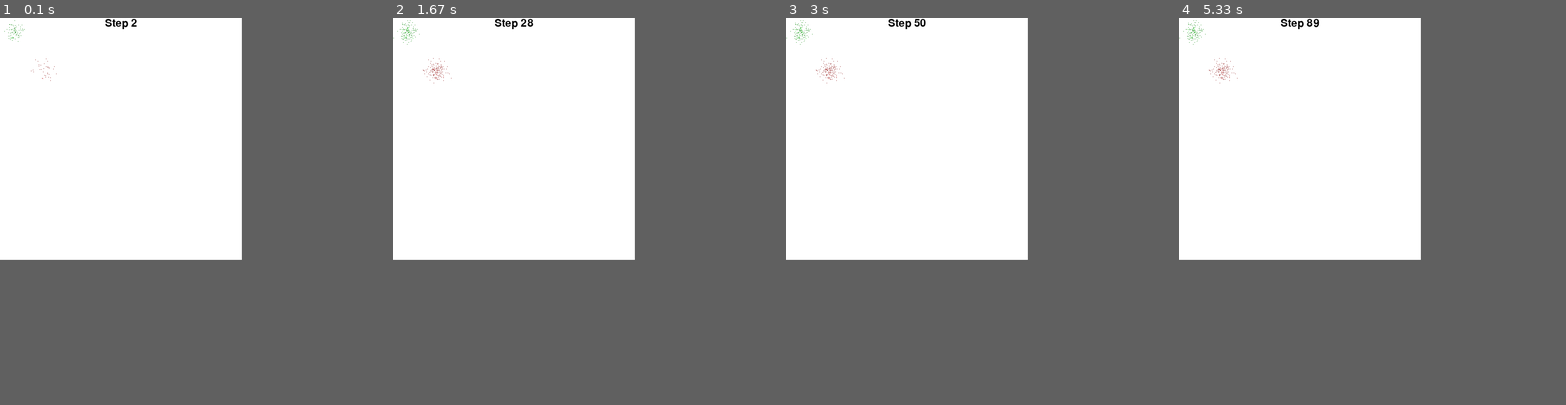
Above: before the commit, frames 1-4 (left to right).
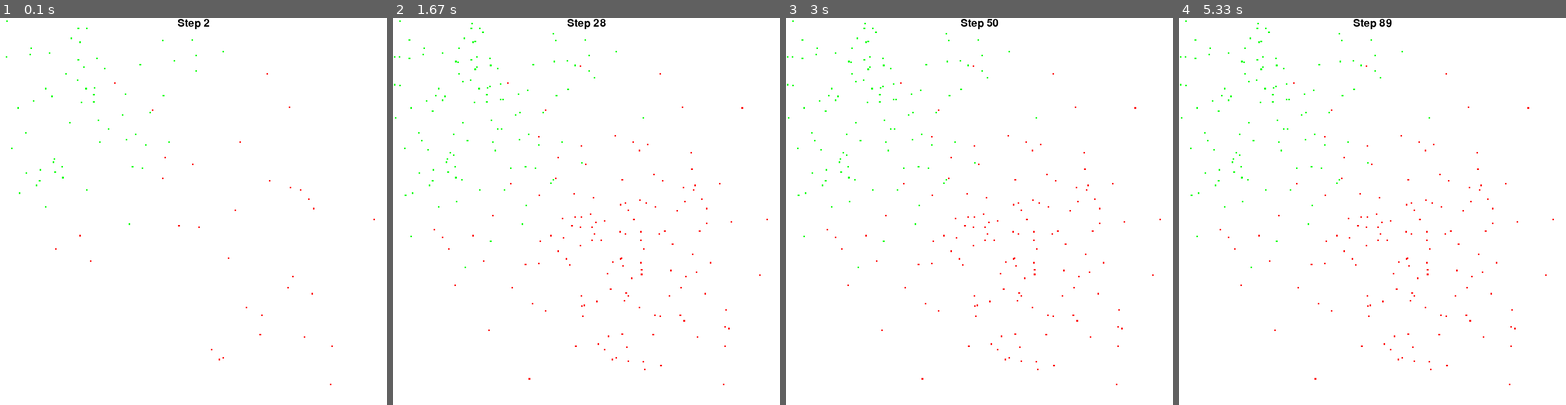
Above: after the commit, the same moments.

Repository: fccoelho/Dengue_Diagnostics
Game: pygame game, started from dengue_envs/envs/dengue_diagnostics.py
Two runs of this game, one before a commit and one after it. Both use one fixed random seed, a clock stepped at 60 frames per second and the inputs below.
Inputs:
- Up to frame 1 (0.1 s): no input
- Up to frame 2 (1.67 s): no input
- Up to frame 3 (3 s): no input
- Up to frame 4 (5.33 s): no input
In our replay, the window is 500x500 before the commit and 800x800 after it. These sizes can differ from the game's own. Grey fills any space a smaller window leaves; there, only what the larger window draws over its background counts as a difference.

The runs differ from the first frame. In frame 1, 0.3% of the frame differs, in the area x 1-97%, y 0-95%; in frame 2, 0.6%; in frame 3, 0.6%; in frame 4, 0.7%, in the area x 0-97%, y 0-95%.

Commit message:
Improved visualization of cases using sprites and sprite groups

Diff:
--- a/dengue_envs/data/generator.py
+++ b/dengue_envs/data/generator.py
@@ -147,6 +147,22 @@
         )[0]
         return dengue_map, chik_map
 
+    def get_maps_at_t(self, t):
+        """
+        Get a dengue and chik maps of the world at time t represented as an array with the number of cases per cell of the spatial grid
+        """
+        if self.casedf is None:
+            self.build_case_dataframe()
+        casedf = self.casedf
+        casedf = casedf[casedf.t == t]
+        dengue_map = np.histogram2d(
+            casedf[casedf.disease == 0].x, casedf[casedf.disease == 0].y, bins=self.size, range=[[0, self.size], [0, self.size]]
+        )[0]
+        chik_map = np.histogram2d(
+            casedf[casedf.disease == 1].x, casedf[casedf.disease == 1].y, bins=self.size,range=[[0, self.size], [0, self.size]]
+        )[0]
+        return dengue_map, chik_map
+
     def view(self):
         if self.casedf is None:
             self.build_case_dataframe()
--- a/dengue_envs/envs/dengue_diagnostics.py
+++ b/dengue_envs/envs/dengue_diagnostics.py
@@ -16,16 +16,29 @@
     metadata = {"render_modes": ["human", "console"], "render_fps": 4}
     def __init__(
         self,
-        size: int = 200,
+        size: int = 400,
         episize: int = 150,
         epilength: int = 60,
-        dengue_center=(30, 30),
-        chik_center=(90, 110),
-        dengue_radius=10,
-        chik_radius=10,
+        dengue_center=(100, 100),
+        chik_center=(300, 300),
+        dengue_radius=90,
+        chik_radius=90,
         clinical_specificity=0.8,
         render_mode=None
     ):
+        """
+
+        Args:
+            size: Size of the world
+            episize: total number of cases in the epidemic
+            epilength: length of the epidemic in days
+            dengue_center: center of the dengue outbreak
+            chik_center: center of the chikungunya outbreak
+            dengue_radius: radius of the dengue outbreak
+            chik_radius: radius of the chikungunya outbreak
+            clinical_specificity: specificity of the clinical diagnosis
+            render_mode: render mode
+        """
         self.t = 0  # timestep
 
         self.size = size
@@ -134,10 +147,16 @@
         pygame.display.init()
 
         # Setting display size
+        self.scaling_factor = 800/self.world.size  # Scaling factor for the display
         self.screen = pygame.display.set_mode(
-            size=(self.world.size, self.world.size),
+            size=(800, 800),
             depth=32,
         )
+        self.world_surface = pygame.Surface((self.world.size, self.world.size))
+        self.world_surface.set_colorkey((0,0,0))
+        self.dengue_group = CaseGroup('dengue', self.scaling_factor)
+        self.chik_group = CaseGroup('chik', self.scaling_factor)
+
         if self.clock is None and self.render_mode == "human":
             self.clock = pygame.time.Clock()
 
@@ -323,36 +342,83 @@
         return self.current_pos, reward, done, info
 
     def render(self):
-        dmap, cmap = self.world.get_maps_up_to_t(self.t)
-        dsurf = pygame.surfarray.make_surface(dmap*255/dmap.max())
-        dsurf.set_palette([(0,x,0) for x in range(0,256)]) # green pallete
-        dsurf.set_colorkey((0,0,0)) # Makes surface where the color black is transparent
-        csurf = pygame.surfarray.make_surface(cmap*255/cmap.max())
-        csurf.set_palette([(x,0,0) for x in range(0,256)]) # red pallete
-        csurf.set_colorkey((0,0,0))
+        dmap, cmap = self.world.get_maps_at_t(self.t)
+        for (x,y),c in np.ndenumerate(dmap):
+            for i in range(int(c)):
+                spr = CaseSprite(x, y, 'dengue', (0, 255, 0), 2, 1)#self.scaling_factor)
+                spr.add(self.dengue_group)
+        self.dengue_group.draw(self.world_surface)
+        for (x,y),c in np.ndenumerate(cmap):
+            for i in range(int(c)):
+                spr = CaseSprite(x, y, 'chik', (255, 0, 0), 2, 1)#self.scaling_factor)
+                spr.add(self.chik_group)
+        self.chik_group.draw(self.world_surface)
+
+        # dsurf = pygame.surfarray.make_surface(dmap*255/dmap.max())
+        # dsurf.set_palette([(0,x,0) for x in range(0,256)]) # green pallete
+        # dsurf.set_colorkey((0,0,0)) # Makes surface where the color black is transparent
+        # csurf = pygame.surfarray.make_surface(cmap*255/cmap.max())
+        # csurf.set_palette([(x,0,0) for x in range(0,256)]) # red pallete
+        # csurf.set_colorkey((0,0,0))
 
         # Clear the screen
         self.screen.fill((255, 255, 255))
 
 
         number_font = pygame.font.SysFont(None, 32)
-        number_image = number_font.render(
+        timestep_display = number_font.render(
             f"Step {self.t}", True, (0, 0, 0), (255, 255, 255)
         )
         self.screen.blit(
-            number_image, (int((self.size - number_image.get_width()) / 2), 0)
-        )
-        self.screen.blit(dsurf,(0,0), special_flags=pygame.BLEND_ALPHA_SDL2)
-        self.screen.blit(csurf,(0,0), special_flags=pygame.BLEND_ALPHA_SDL2)
+            timestep_display, (int((self.screen.get_width() - timestep_display.get_width()) / 2), 0)
+        )
+        # self.screen.blit(dsurf,(0,0), special_flags=pygame.BLEND_ALPHA_SDL2)
+        # self.screen.blit(csurf,(0,0), special_flags=pygame.BLEND_ALPHA_SDL2)
+        self.screen.blit(pygame.transform.scale(self.world_surface, self.screen.get_rect().size), (0,0))
         pygame.display.update()  # Update the display
 
 
-
+class CaseSprite(pygame.sprite.Sprite):
+    def __init__(self, x: int, y: int, name: str, color: tuple, size: int, scaling_factor: float):
+        super().__init__()
+        self.image = pygame.Surface((size, size))
+        self.position = (x, y)
+        self.image.fill(color)
+        self.rect = self.image.get_rect()
+        self.rect.center = (x * scaling_factor, y * scaling_factor)
+
+
+    def mark_as_tested(self, status: int):
+        """
+        Mark the case as tested
+        """
+        if status == 0:  #dengue
+            self.image = pygame.image.load("dengue-checked.png")
+        elif status == 1:  #chik
+            self.image = pygame.image.load("chik-checked.png")
+        elif status == 2:  #inconclusive
+            self.image = pygame.image.load("inconclusive.png")
+
+    def update(self, *args, **kwargs):
+        pass
+
+class CaseGroup(pygame.sprite.RenderPlain):
+    def __init__(self, name, scaling_factor):
+        super().__init__()
+        self.scaling_factor = scaling_factor
+        self.name = name # Name of the disease
+
+    @property
+    def cases(self):
+        return self.sprites()
+
+    def update(self, *args, **kwargs):
+        pass
 
 
 if __name__ == "__main__":
     # Test the environment
-    total_time = 1000
+    total_time = 360
     env = DengueDiagnosticsEnv(epilength=total_time, size=500, render_mode="human")
     obs = env.reset()
 
@@ -365,3 +431,4 @@
         # print('Done:', done)
 
         pygame.time.wait(60)
+    pygame.quit()
Empty file added: agents/__init__.py
Binary file added: dengue_envs/envs/chik-checked.png
Binary file added: dengue_envs/envs/dengue-checked.png
Binary file added: dengue_envs/envs/error.png
Binary file added: dengue_envs/envs/inconclusive.png
